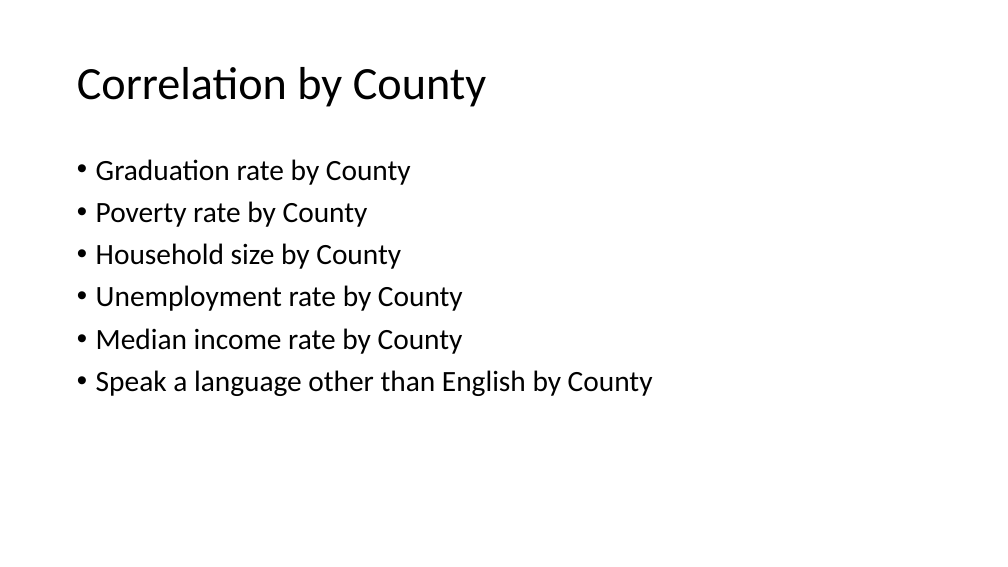
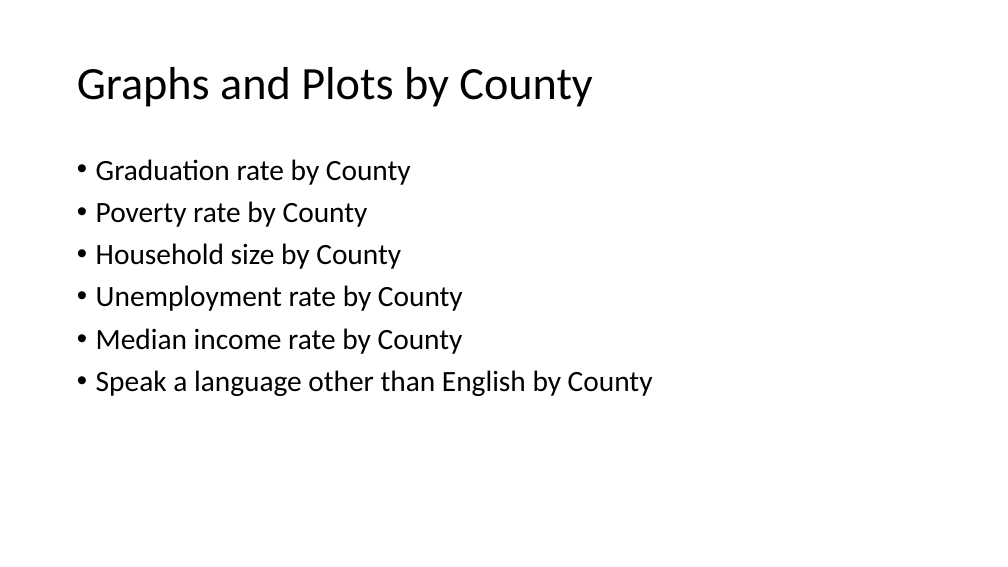
Before and after one commit to Areej32/project, a slide deck: slide 14 of The Effect Of Various Census Demographics On Graduation.pptx. Drawn at 1008x567 pixels with LibreOffice and Linux fonts; fonts in the diff are those of the drawing. Boxes give left, top, right and bottom in pixels: in the first picture for what was removed or moved away, otherwise in the second. Text is boxed around its words. In the diff, an @@ line names an element or a change of style, - is before the commit and + after.

```diff
--- a/The Effect Of Various Census Demographics On Graduation.pptx
+++ b/The Effect Of Various Census Demographics On Graduation.pptx
@@ title at [77,67,592,107]: text changed @@
-Correlation by County
+Graphs and Plots by County
```
Also in this commit, not shown: 3 other slides changed, 2 slides added, 1 slide removed, 2 other files.
